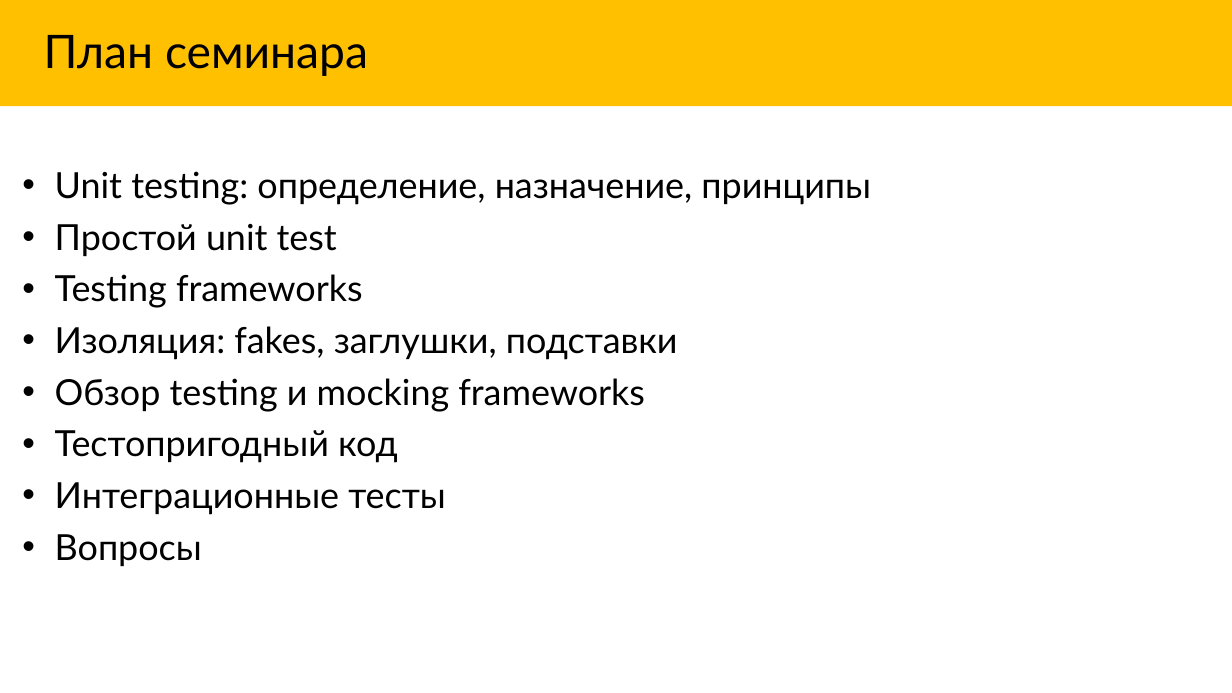
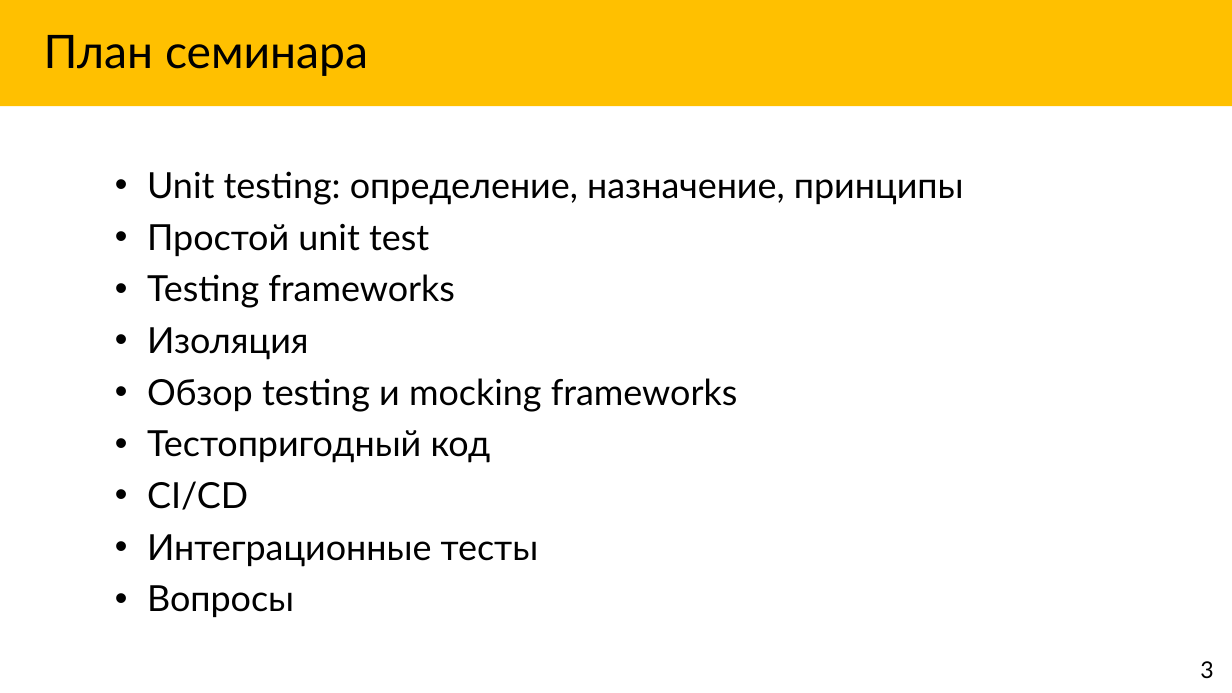
Before and after one commit to Markeli/BugsStrikesBack, a slide deck: slide 2 of docs/Markelow.UnitTests.pptx. Drawn at 1232x693 pixels with LibreOffice and Linux fonts; fonts in the diff are those of the drawing. Boxes give left, top, right and bottom in pixels: in the first picture for what was removed or moved away, otherwise in the second. Text is boxed around its words. In the diff, an @@ line names an element or a change of style, - is before the commit and + after.

```diff
--- a/docs/Markelow.UnitTests.pptx
+++ b/docs/Markelow.UnitTests.pptx
@@ text "Unit testing: определение, назначение, принципы": place and size @@
-text "Unit testing: определение, назначение, принципы" at [55, 171, 871, 566]
+text "Unit testing: определение, назначение, принципы" at [147, 171, 964, 617]
@@ text at [147, 327, 309, 360]: text changed @@
-• Изоляция: fakes, заглушки, подставки
+• Изоляция
@@ text at [147, 481, 248, 510]: paragraph added @@
+• CI/CD
@@ text added at [1200, 661, 1213, 679], 18 pt, text #000000 @@
+3
```
Also in this commit, not shown: 24 other slides changed, 4 slides added, 3 slides removed, 15 other files.
